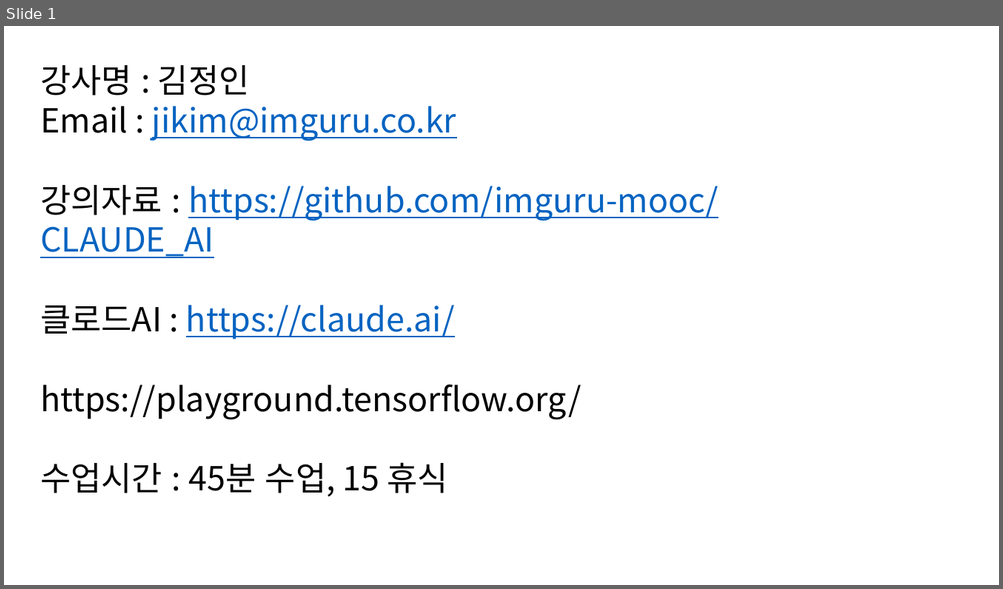
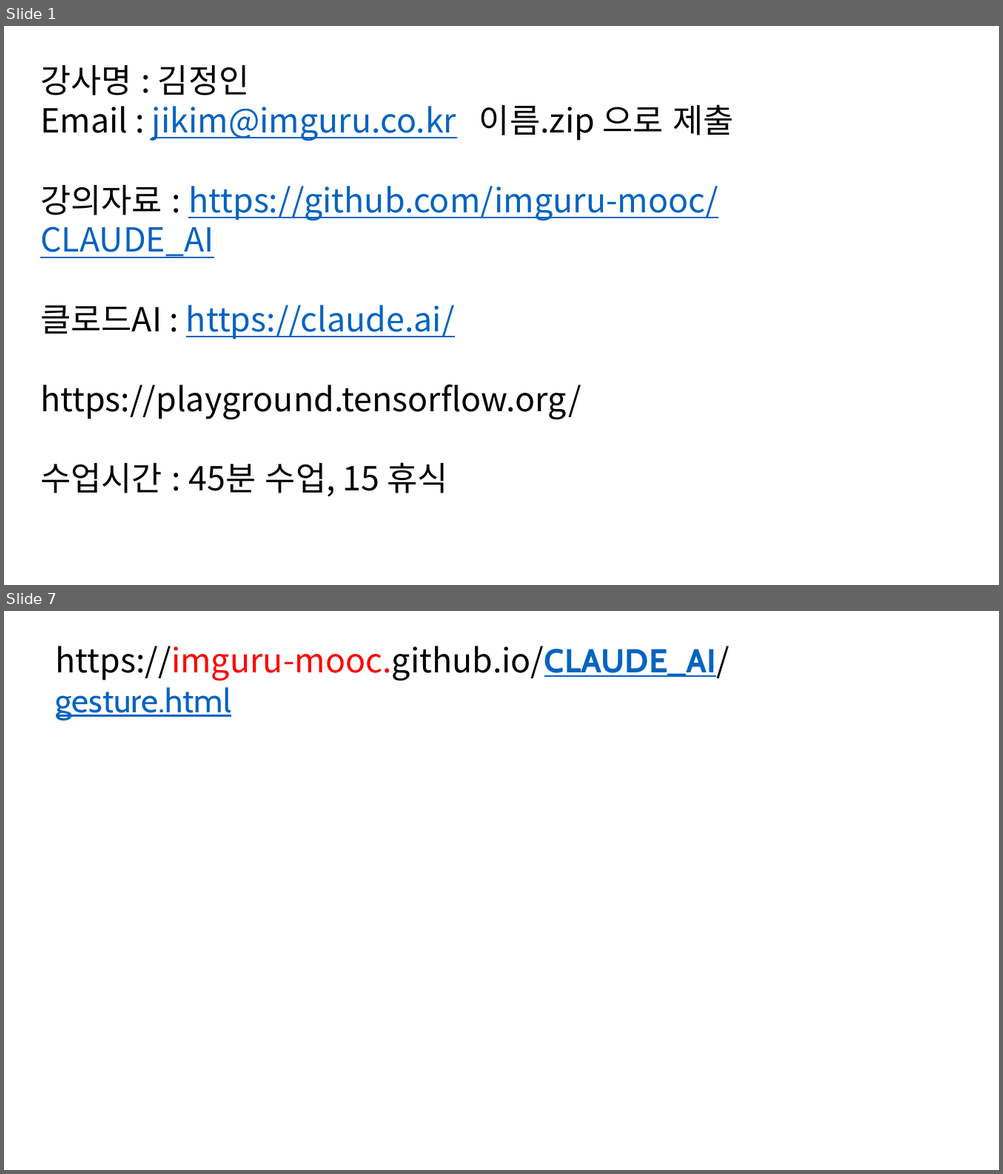
Before and after one commit to imguru-mooc/CLAUDE_AI, a slide deck: 판서.pptx. Shown one above the other, each under a label of ours: slide 1 before the commit, slides 1 and 7 after it; the slides between them are not shown. The pictures are 1003x589 and 1003x1174 pixels, drawn with LibreOffice and Linux fonts; fonts in the diff are those of the drawing. Boxes give left, top, right and bottom in pixels: in the first picture for what was removed or moved away, otherwise in the second. Text is boxed around its words. In the diff, an @@ line names an element or a change of style, - is before the commit and + after.

```diff
--- a/판서.pptx
+++ b/판서.pptx
@@ slide 7 added at (4, 611, 999, 1170), background #FFFFFF @@
@@ text added at (56, 646, 729, 720), 32 pt, text #0563C1 @@
+https://imguru-mooc.github.io/CLAUDE_AI/gesture.html
@@ slide 1 changed as well @@
@@ text at (40, 104, 733, 141): text changed @@
-Email : jikim@imguru.co.kr
+Email : jikim@imguru.co.kr 이름.zip 으로 제출
```
Also in this commit, not shown: 6 other slides added.
